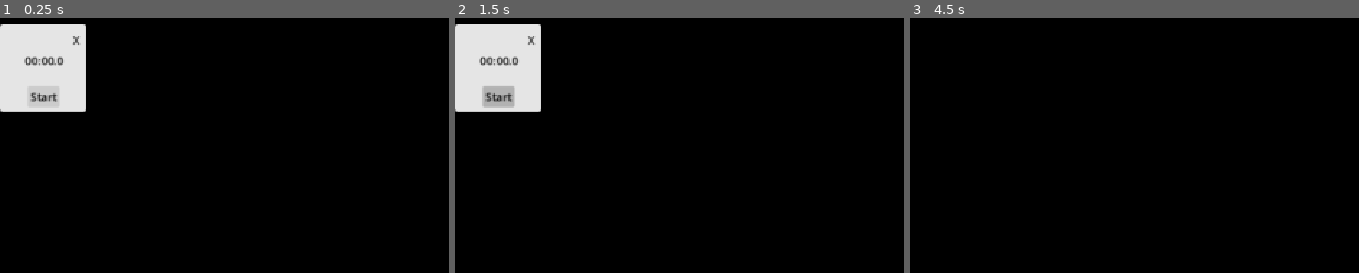
Above: before the commit, frames 1-3 (left to right).
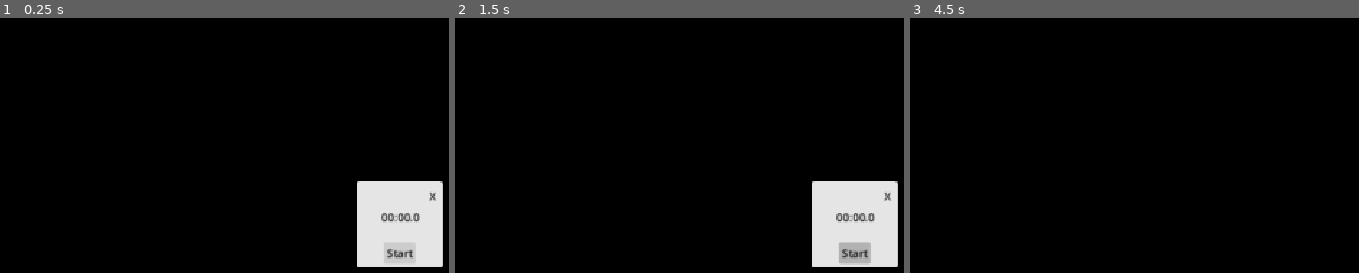
Above: after the commit, the same moments.

Repository: Stenium112/Catssroom
Game: Godot game, scene res://chrono.tscn
The game is run twice, just before and just after one commit, with the same random seed, the same clock (stepped at 60 frames per second) and the same inputs. This scene is started directly instead of the project's main scene.
Inputs (mouse positions are in pixels of both pictures, inside the frame that each line leads up to):
- Up to frame 1 (0.25 s): no input
- Up to frame 2 (1.5 s): click "Start" at 0.5 s; click "Start" at 1.25 s
- Up to frame 3 (4.5 s): click "Start" at 2 s; click "X" at 2.75 s; tap Enter at 3.5 s; move the mouse to (outside the picture) at 3.52 s; press the mouse at (outside the picture) at 3.53 s; tap Space at 4.25 s; move the mouse to (1147, 247) at 4.27 s; release the mouse at (1147, 247) at 4.28 s; tap Middle mouse button (mouse wheel) at 4.35 s

The runs differ from the first frame. In frame 1, 13% of the frame differs, in the area x 0-99%, y 2-98%; in frame 2, 13%; in frame 3, nothing differs.

Commit message:
Update chrono.tscn

Diff:
--- a/chrono.tscn
+++ b/chrono.tscn
@@ -6,7 +6,7 @@
 [node name="Chrono" type="Window" unique_id=1485990453]
 oversampling_override = 1.0
 title = "Chrono"
-position = Vector2i(0, 36)
+initial_position = 1
 size = Vector2i(125, 125)
 borderless = true
 always_on_top = true
